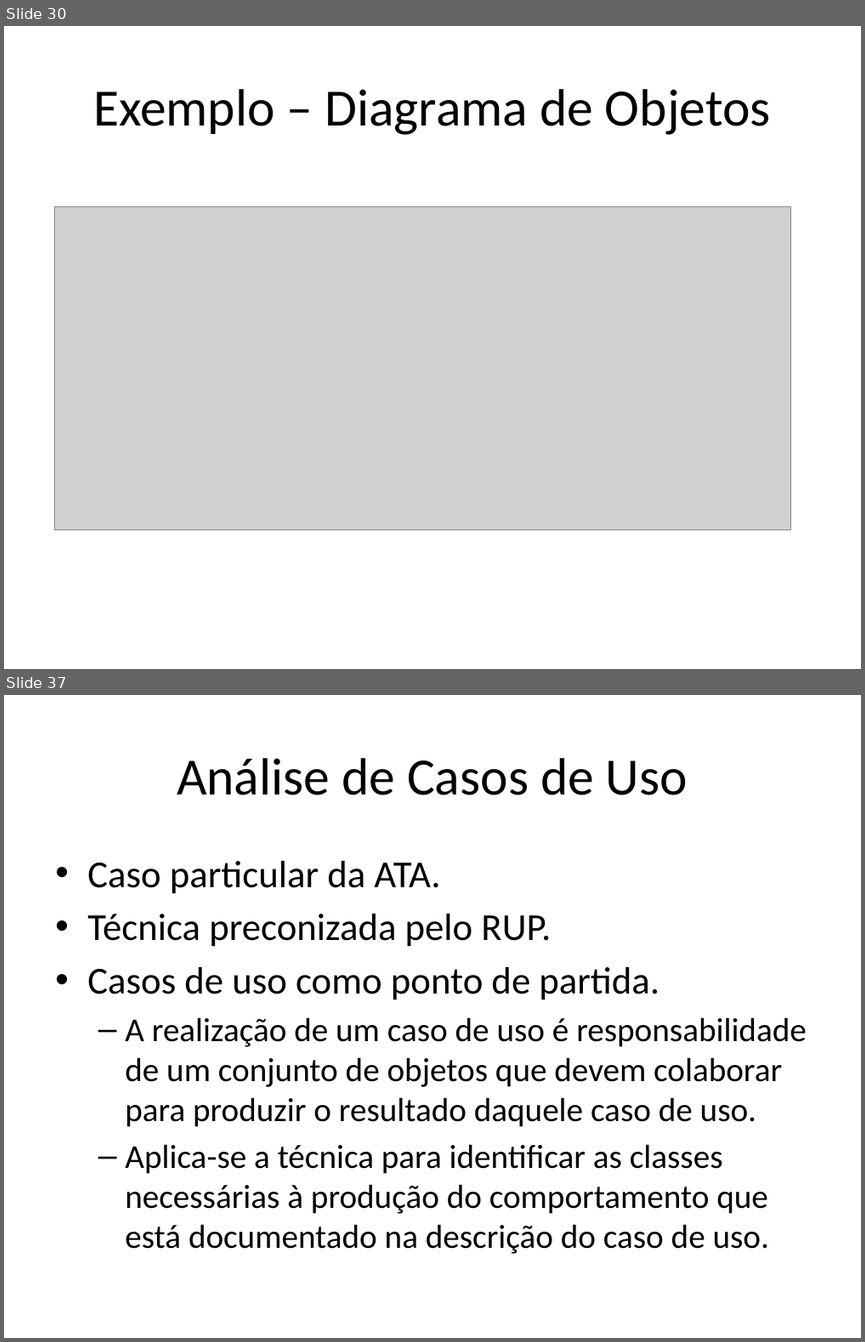
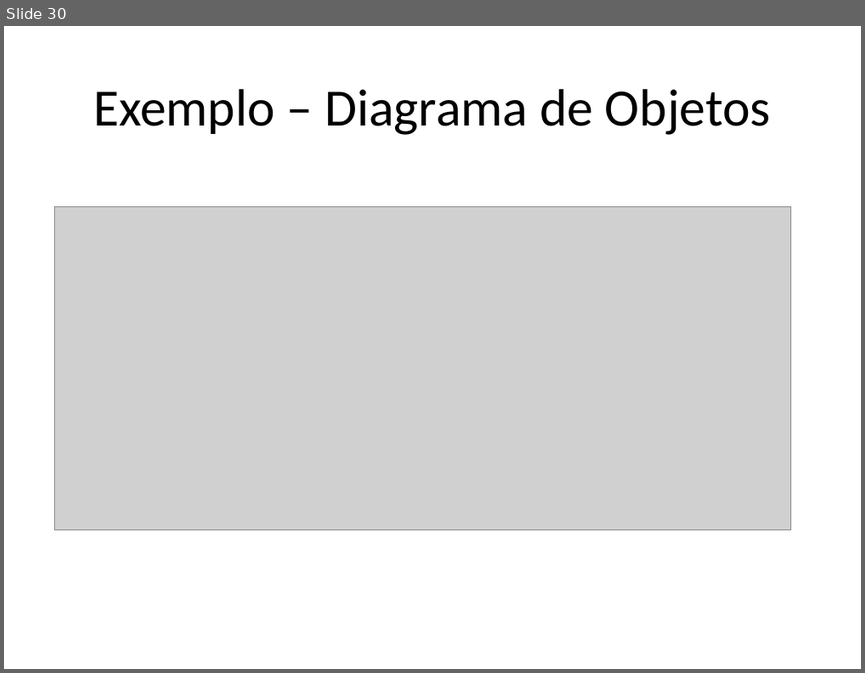
Before and after one commit to eduardocunha11/firstblog, a slide deck: aulas/poo/backes/AulaPython10-Diagrama_de_Classes.pptx. Shown one above the other, each under a label of ours: slides 30 and 37 before the commit, slide 30 after it; the slides between them are not shown. The pictures are 865x1342 and 865x673 pixels, drawn with LibreOffice and Linux fonts; fonts in the diff are those of the drawing; grey boxes stand for pictures. Boxes give left, top, right and bottom in pixels: in the first picture for what was removed or moved away, otherwise in the second. Text is boxed around its words. In the diff, an @@ line names an element or a change of style, - is before the commit and + after.

Commit message:
diagrama de classes UML

```diff
--- a/aulas/poo/backes/AulaPython10-Diagrama_de_Classes.pptx
+++ b/aulas/poo/backes/AulaPython10-Diagrama_de_Classes.pptx
@@ slide 37 removed at (4,695,861,1338), background #FFFFFF @@
@@ title removed at (177,758,687,795) @@
-Análise de Casos de Uso
@@ text removed at (87,861,806,1253) @@
-• Caso particular da ATA.
-• Técnica preconizada pelo RUP.
-• Casos de uso como ponto de partida.
-  – A realização de um caso de uso é responsabilidade de um conjunto de objetos que devem colaborar para produzir o resultado daquele caso de uso.
-  – Aplica-se a técnica para identificar as classes necessárias à produção do comportamento que está documentado na descrição do caso de uso.
```
Also in this commit, not shown: 1 slide changed, 55 other slides removed.
